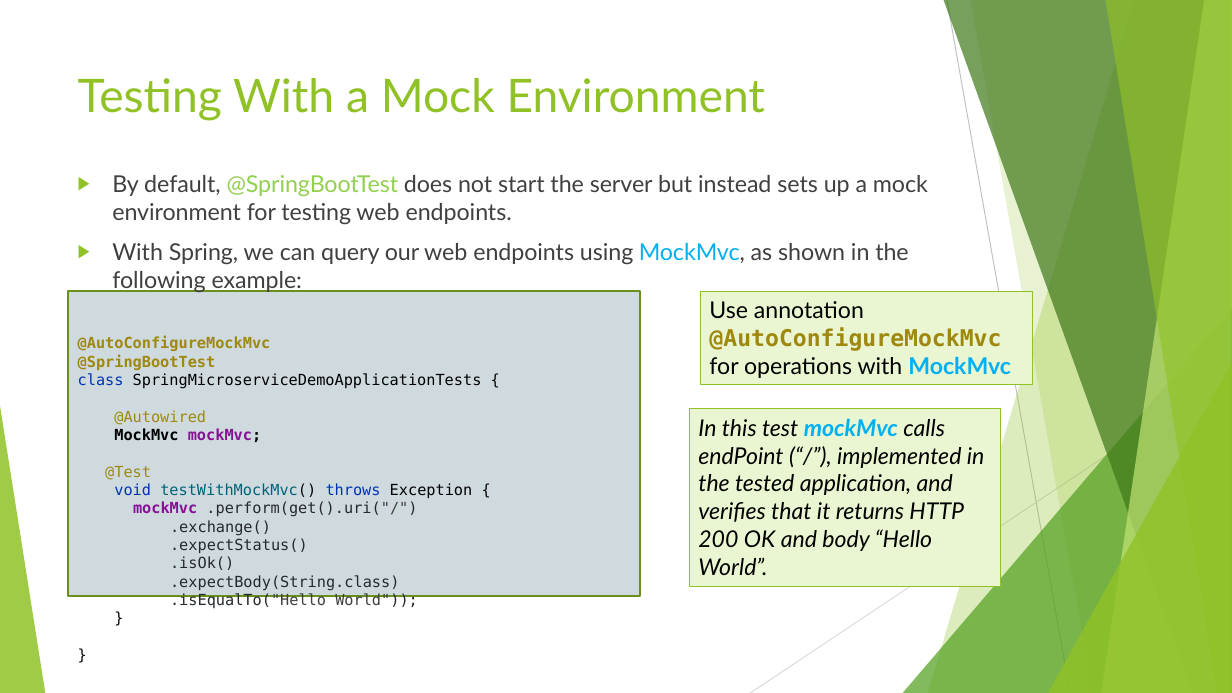
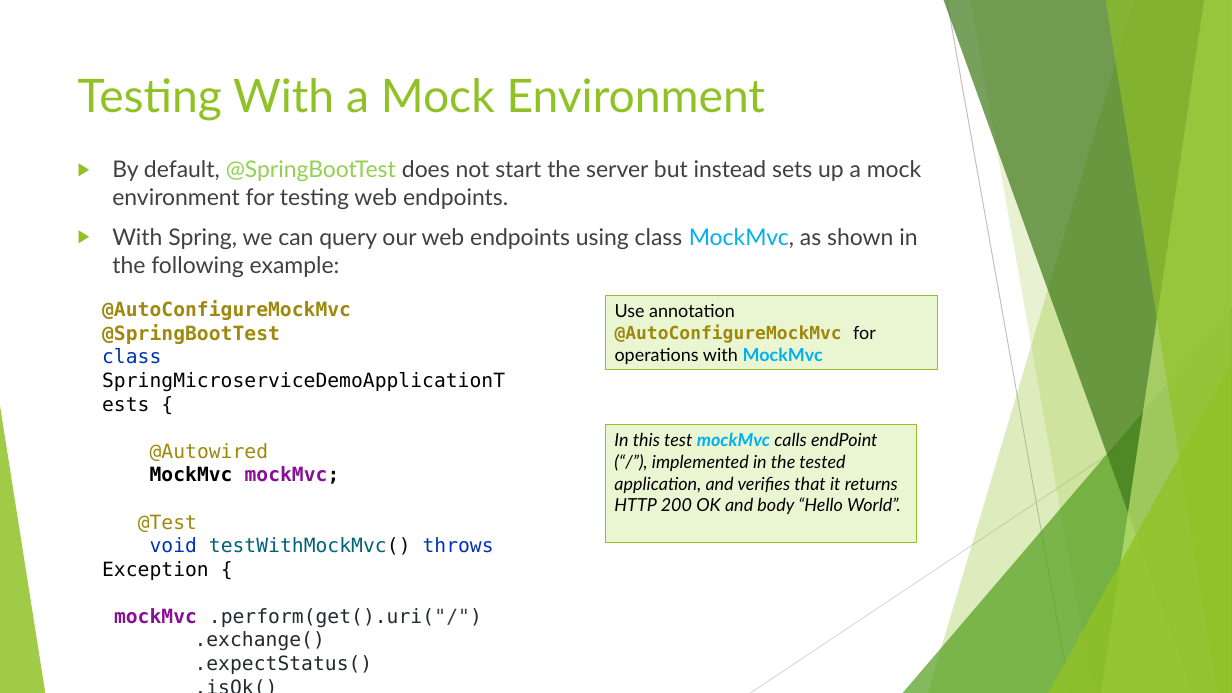
Before and after one commit to ybensman/SpringMicroserviceDemo, a slide deck: slide 17 of Spring_Beginners_2_SpringBootForMS.pptx. Drawn at 1232x693 pixels with LibreOffice and Linux fonts; fonts in the diff are those of the drawing. Boxes give left, top, right and bottom in pixels: in the first picture for what was removed or moved away, otherwise in the second. Text is boxed around its words. In the diff, an @@ line names an element or a change of style, - is before the commit and + after.

```diff
--- a/Spring_Beginners_2_SpringBootForMS.pptx
+++ b/Spring_Beginners_2_SpringBootForMS.pptx
@@ text "By default, @SpringBootTest does not ...": place and size @@
-text "By default, @SpringBootTest does not ..." at (78,175,928,608)
+text "By default, @SpringBootTest does not ..." at (112,160,921,277)
@@ text at (112,160,921,209): size 18.1 to 17.9 pt in "By default, @SpringBootTest does not start the ..." @@
@@ text at (112,228,917,277): text changed; size 11.9 to 17.9 pt; font DejaVu Sans Mono to Lato; text colour #24292E to #404040 @@
-▶ With Spring, we can query our web endpoints using MockMvc, as shown in the following example:
-@AutoConfigureMockMvc
-@SpringBootTest
-class SpringMicroserviceDemoApplicationTests {
-@Autowired
-MockMvc mockMvc;
-@Test
-void testWithMockMvc() throws Exception {
-mockMvc .perform(get().uri("/")
-.exchange()
-.expectStatus()
-.isOk()
-.expectBody(String.class)
-.isEqualTo("Hello World"));
-}
-}
+▶ With Spring, we can query our web endpoints using class MockMvc, as shown in the following example:
@@ rectangle removed at (68,291,640,596) @@
@@ rectangle "Use annotation @AutoConfigureMockMvc for operations ...": place and size @@
-rectangle "Use annotation @AutoConfigureMockMvc for operations ..." at (701,291,1032,384)
+rectangle "Use annotation @AutoConfigureMockMvc for operations ..." at (605,296,937,371)
@@ rectangle "Use annotation @AutoConfigureMockMvc for operations ..." at (605,296,937,371): size 18 to 14 pt @@
@@ text added at (102,301,494,674), 15.3 pt, text #24292E @@
+@AutoConfigureMockMvc
+@SpringBootTest
+class SpringMicroserviceDemoApplicationTests {
+@Autowired
+MockMvc mockMvc;
+@Test
+void testWithMockMvc() throws Exception {
+mockMvc .perform(get().uri("/")
+.exchange()
+.expectStatus()
+.isOk()
+.expectBody(String.class)
+.isEqualTo("Hello World"));
+}
+}
@@ rectangle "In this test mockMvc calls ..." at (605,424,917,543): size 18 to 14 pt @@
@@ rectangle "In this test mockMvc calls ...": place and size @@
-rectangle "In this test mockMvc calls ..." at (689,409,1001,586)
+rectangle "In this test mockMvc calls ..." at (605,424,917,543)
```
Also in this commit, not shown: 11 other slides changed, 1 slide added.
